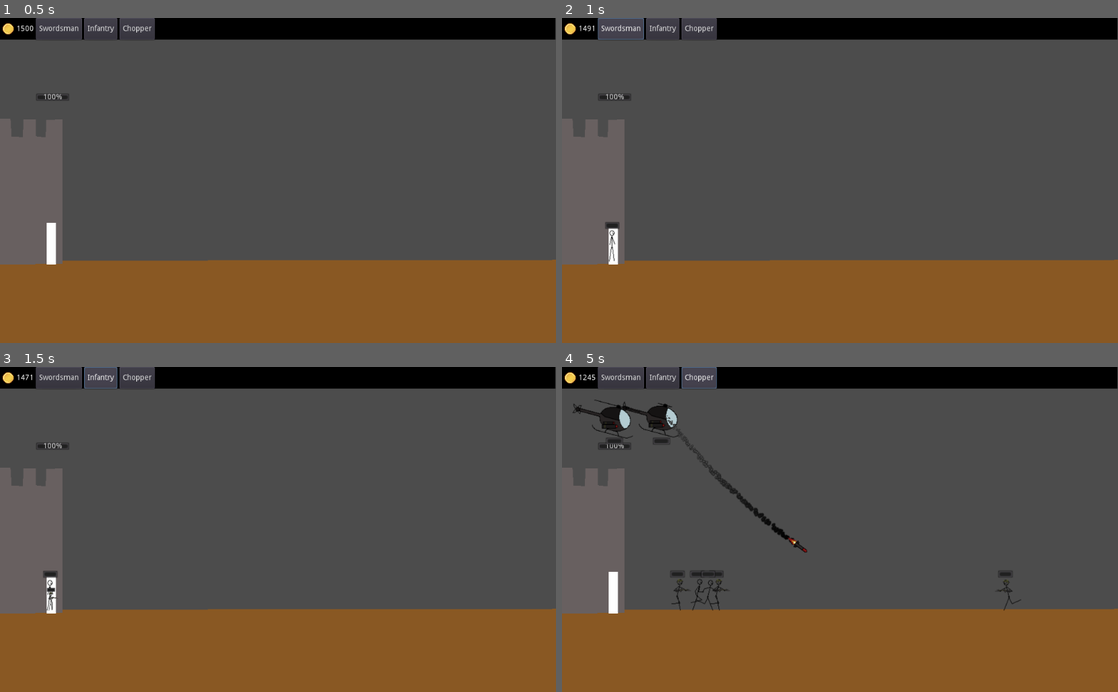
Above: before the commit, frames 1-4 (two rows, left to right).
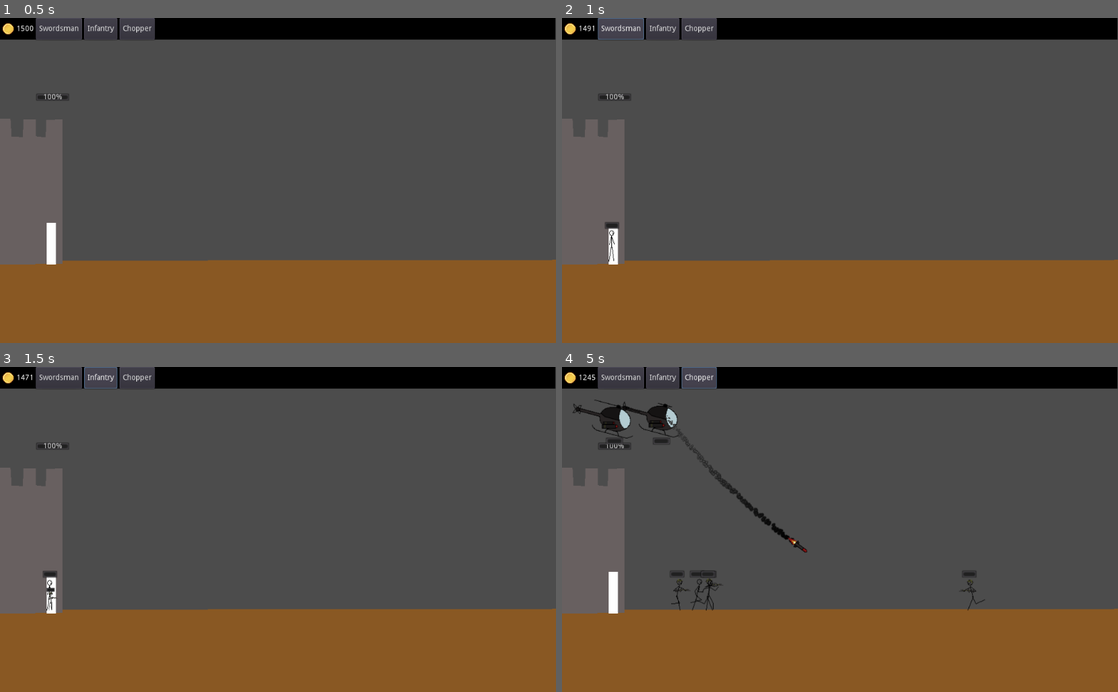
Above: after the commit, the same moments.

Repository: sunderww/StickDefense
Game: Godot game, scene res://Main.tscn
Two runs of this game, one before a commit and one after it. Both use one fixed random seed, a clock stepped at 60 frames per second and the inputs below. Sound files missing from this copy of the repository are replaced by a short silence.
Inputs:
- Up to frame 1 (0.5 s): no input
- Up to frame 2 (1 s): click "Swordsman" at 0.5 s
- Up to frame 3 (1.5 s): click "Infantry" at 1.25 s
- Up to frame 4 (5 s): click "Chopper" at 2 s; click "Swordsman" at 2.75 s; click "Infantry" at 3.5 s; click "Chopper" at 4.25 s

Frame 1 is identical in both runs. In frame 2, less than 0.1% of the frame differs, in the area x 8-10%, y 65-75%; in frame 3, less than 0.1%; in frame 4, 0.3%, in the area x 20-83%, y 62-75%.

Commit message:
Moved enemy spawn point and removed tweening scale effect from enemies

Diff:
--- a/Entities/Infantry/EnemyInfantry.tscn
+++ b/Entities/Infantry/EnemyInfantry.tscn
@@ -324,6 +324,7 @@
 
 [node name="ScaleEffect" type="Tween" parent="."]
 script = ExtResource( 8 )
+enabled = false
 
 [node name="AnimationPlayer" type="AnimationPlayer" parent="."]
 anims/hurt = SubResource( 40 )
--- a/Main.gd
+++ b/Main.gd
@@ -21,7 +21,7 @@
 func spawn_enemy() -> void:
 	var enemy: BaseEntity = enemy_scene.instance()
 	enemy.is_enemy = true
-	enemy.position = $Spawn/Enemy.position
+	enemy.position = $Spawn/EnemyGround.position
 	enemy.connect("enemy_died", self, "_on_Enemy_died")
 	spawn_object(enemy, enemies_node)
 
--- a/Main.tscn
+++ b/Main.tscn
@@ -35,11 +35,11 @@
 
 [node name="Spawn" type="Node2D" parent="."]
 
-[node name="Enemy" type="Position2D" parent="Spawn"]
-position = Vector2( 1066.46, 407.338 )
+[node name="EnemyGround" type="Position2D" parent="Spawn"]
+position = Vector2( 1000, 420 )
 
 [node name="AllyGround" type="Position2D" parent="Spawn"]
-position = Vector2( 93.574, 425.322 )
+position = Vector2( 93, 420 )
 
 [node name="AllyAir" type="Position2D" parent="Spawn"]
 position = Vector2( 52.8605, 98.7527 )
